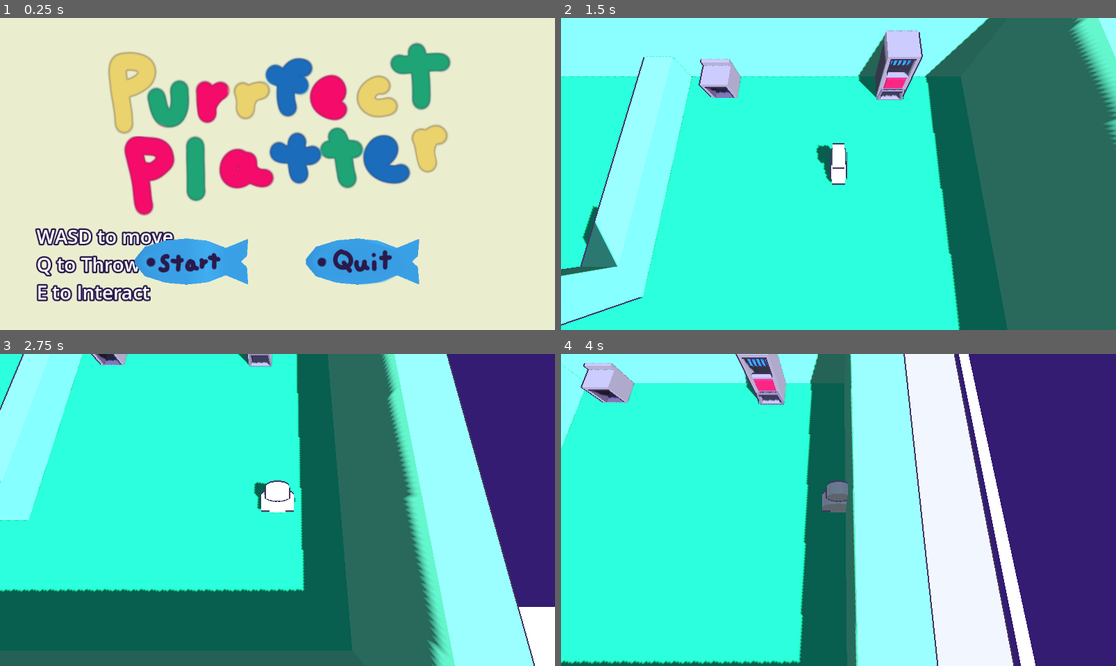
Above: before the commit, frames 1-4 (two rows, left to right).
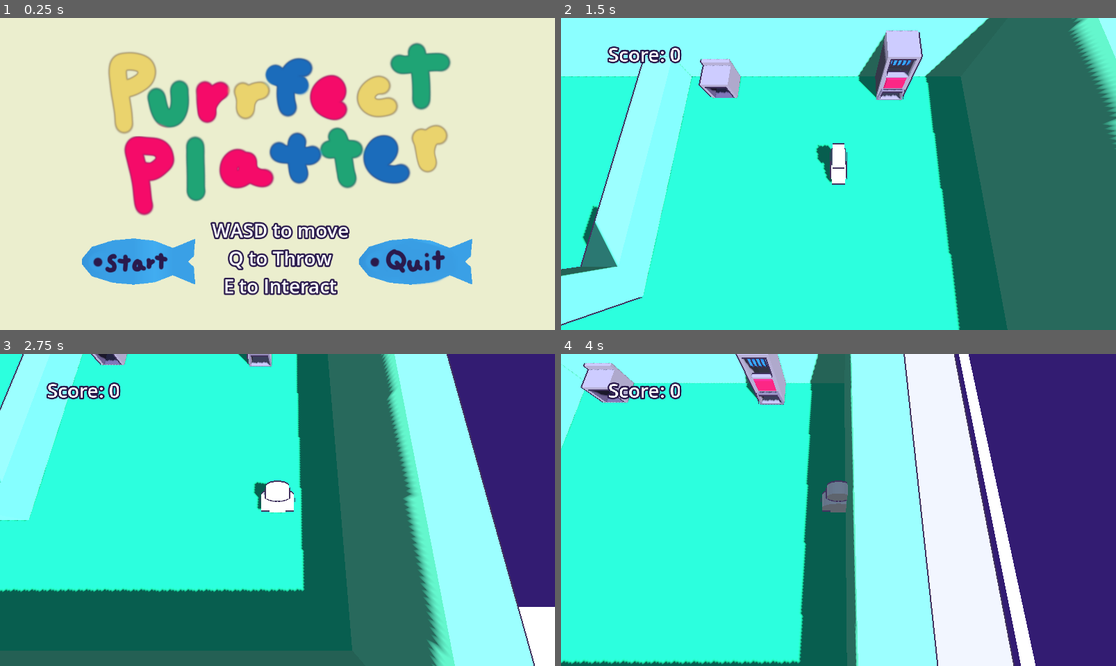
Above: after the commit, the same moments.

Repository: ChWh2/Purrfect-Platter
Game: Godot game, scene res://Scenes/start_screen.tscn
The game is run twice, just before and just after one commit, with the same random seed, the same clock (stepped at 60 frames per second) and the same inputs.
Inputs (mouse positions are in pixels of both pictures, inside the frame that each line leads up to; where the layout moved, square brackets give the same spot in the first picture):
- Up to frame 1 (0.25 s): no input
- Up to frame 2 (1.5 s): click (699, 261) [755, 261] at 0.5 s; tap Enter at 1.25 s; hold D (Right) from 1.28 s (still down); tap E (Interact) at 1.35 s
- Up to frame 3 (2.75 s): release D (Right) at 2.03 s; hold S (Down) from 2.03 s (still down); tap E (Interact) at 2.1 s
- Up to frame 4 (4 s): release S (Down) at 2.78 s; hold D (Right) 2.78-3.53 s; tap Q (Throw) at 2.85 s; tap E (Interact) at 3.05, 3.6 s; tap Space at 3.5 s; hold W (Up) from 3.53 s (still down)

The runs differ from the first frame. In frame 1, 10% of the frame differs, in the area x 6-86%, y 65-91%; in frame 2, 0.5%; in frame 3, 0.5%; in frame 4, 0.5%.

Commit message:
Added Score Tracker

Diff:
--- a/Scenes/customer.tscn
+++ b/Scenes/customer.tscn
@@ -13,7 +13,6 @@
 [sub_resource type="StandardMaterial3D" id="StandardMaterial3D_j46qx"]
 resource_name = "Material"
 vertex_color_use_as_albedo = true
-albedo_color = Color(1, 1, 1, 1)
 albedo_texture = ExtResource("3_6i521")
 emission_enabled = true
 emission = Color(1, 1, 1, 1)
--- a/Scenes/end_screen.tscn
+++ b/Scenes/end_screen.tscn
@@ -11,6 +11,21 @@
 
 func _on_pressed():
 	Global.switchScene(\"res://Scenes/start_screen.tscn\")
+"
+
+[sub_resource type="LabelSettings" id="LabelSettings_iblg8"]
+font_size = 40
+outline_size = 13
+outline_color = Color(0.164706, 0.101961, 0.298039, 1)
+
+[sub_resource type="GDScript" id="GDScript_2spvd"]
+resource_name = "Score Display"
+script/source = "extends Label
+
+
+# Called when the node enters the scene tree for the first time.
+func _ready():
+	text = str(\"Score:\\n\", Global.SCORE)
 "
 
 [node name="End Screen" type="Control"]
@@ -60,9 +75,9 @@
 anchor_top = 0.5
 anchor_right = 0.5
 anchor_bottom = 0.5
-offset_left = 45.0
+offset_left = 155.0
 offset_top = 110.0
-offset_right = 310.0
+offset_right = 420.0
 offset_bottom = 254.0
 grow_horizontal = 2
 grow_vertical = 2
@@ -76,14 +91,34 @@
 anchor_top = 0.5
 anchor_right = 0.5
 anchor_bottom = 0.5
-offset_left = -310.0
+offset_left = -420.0
 offset_top = 110.0
-offset_right = -45.0
+offset_right = -155.0
 offset_bottom = 254.0
 grow_horizontal = 2
 grow_vertical = 2
 texture_normal = ExtResource("3_m4cdu")
 script = SubResource("GDScript_tdpcp")
 
+[node name="Label" type="Label" parent="."]
+layout_mode = 1
+anchors_preset = 8
+anchor_left = 0.5
+anchor_top = 0.5
+anchor_right = 0.5
+anchor_bottom = 0.5
+offset_left = -136.0
+offset_top = 79.0
+offset_right = 148.0
+offset_bottom = 270.0
+grow_horizontal = 2
+grow_vertical = 2
+text = "Score:
+0"
+label_settings = SubResource("LabelSettings_iblg8")
+horizontal_alignment = 1
+vertical_alignment = 1
+script = SubResource("GDScript_2spvd")
+
 [connection signal="pressed" from="Quit" to="Quit" method="_on_pressed"]
 [connection signal="pressed" from="Menu" to="Menu" method="_on_pressed"]
--- a/Scenes/main.tscn
+++ b/Scenes/main.tscn
@@ -233,6 +233,19 @@
 }
 point_count = 4
 
+[sub_resource type="LabelSettings" id="LabelSettings_8i12s"]
+font_size = 40
+outline_size = 13
+outline_color = Color(0.164706, 0.101961, 0.298039, 1)
+
+[sub_resource type="GDScript" id="GDScript_d4jy6"]
+resource_name = "Score Display"
+script/source = "extends Label
+
+func _process(delta):
+	text = str(\"Score: \", Global.SCORE)
+"
+
 [node name="Main" type="Node3D"]
 script = ExtResource("1_ur7al")
 
@@ -344,4 +357,15 @@
 [node name="FishSpawner" parent="." instance=ExtResource("5_l7jbb")]
 transform = Transform3D(1, 0, 0, 0, 1, 0, 0, 0, 1, 16, -0.4, -8.5)
 
+[node name="Score" type="Label" parent="."]
+offset_left = 32.0
+offset_top = 32.0
+offset_right = 316.0
+offset_bottom = 120.0
+text = "Score: 0"
+label_settings = SubResource("LabelSettings_8i12s")
+horizontal_alignment = 1
+vertical_alignment = 1
+script = SubResource("GDScript_d4jy6")
+
 [connection signal="timeout" from="CustomerSpawnTimer" to="." method="customerSpawnTimeout"]
--- a/Scenes/oven.tscn
+++ b/Scenes/oven.tscn
@@ -49,6 +49,8 @@
 script = ExtResource("1_v6mar")
 emptyText = "Put in"
 fullText = "Take Out"
+cookTime = 5.0
+burnTime = 15.0
 
 [node name="CollisionShape3D" type="CollisionShape3D" parent="."]
 shape = SubResource("BoxShape3D_u8rsp")
@@ -73,5 +75,11 @@
 process_material = SubResource("ParticleProcessMaterial_kty5h")
 draw_pass_1 = SubResource("SphereMesh_c1v5v")
 
+[node name="Ready" type="Label3D" parent="."]
+transform = Transform3D(1, 0, 0, 0, 1, 0, 0, 0, 1, 0, 1, 0)
+billboard = 1
+modulate = Color(1, 0.266667, 0, 1)
+font_size = 128
+
 [connection signal="timeout" from="CookTimer" to="." method="cookTimeout"]
 [connection signal="timeout" from="BurnTimer" to="." method="burnTimeout"]
--- a/Scenes/player.tscn
+++ b/Scenes/player.tscn
@@ -7,7 +7,6 @@
 [sub_resource type="StandardMaterial3D" id="StandardMaterial3D_y1ct4"]
 resource_name = "Material"
 vertex_color_use_as_albedo = true
-albedo_color = Color(1, 1, 1, 1)
 albedo_texture = ExtResource("3_grmix")
 emission_enabled = true
 emission = Color(1, 1, 1, 1)
@@ -71,7 +70,7 @@
 skeleton = NodePath("")
 
 [node name="HeldPosition" type="Node3D" parent="Mesh/Body"]
-transform = Transform3D(0.0182315, 5.25618e-24, -4.44089e-16, -4.44089e-16, -7.96926e-10, -0.0182315, 0, 0.0182315, -7.96926e-10, 1.59385e-09, 0.0182315, 0.00820419)
+transform = Transform3D(0.0182315, 1.45172e-23, -4.44089e-16, -4.44089e-16, -7.96926e-10, -0.0182315, 6.61744e-24, 0.0182315, -7.96926e-10, 1.59385e-09, 0.0182315, 0.0264357)
 
 [node name="CollisionShape3D" type="CollisionShape3D" parent="."]
 transform = Transform3D(1, -8.88178e-16, 0, -8.88178e-16, 1, 0, 0, 0, 1, 0, 0, 2.38419e-07)
--- a/Scenes/start_screen.tscn
+++ b/Scenes/start_screen.tscn
@@ -65,16 +65,17 @@
 anchor_top = 0.5
 anchor_right = 0.5
 anchor_bottom = 0.5
-offset_left = -500.0
-offset_top = 92.0
-offset_right = -168.0
-offset_bottom = 283.0
+offset_left = -136.0
+offset_top = 79.0
+offset_right = 148.0
+offset_bottom = 270.0
 grow_horizontal = 2
 grow_vertical = 2
 text = "WASD to move
 Q to Throw
 E to Interact"
 label_settings = SubResource("LabelSettings_savwg")
+horizontal_alignment = 1
 vertical_alignment = 1
 
 [node name="Quit" type="TextureButton" parent="."]
@@ -84,9 +85,9 @@
 anchor_top = 0.5
 anchor_right = 0.5
 anchor_bottom = 0.5
-offset_left = 45.0
+offset_left = 155.0
 offset_top = 110.0
-offset_right = 310.0
+offset_right = 420.0
 offset_bottom = 254.0
 grow_horizontal = 2
 grow_vertical = 2
@@ -100,9 +101,9 @@
 anchor_top = 0.5
 anchor_right = 0.5
 anchor_bottom = 0.5
-offset_left = -310.0
+offset_left = -420.0
 offset_top = 110.0
-offset_right = -45.0
+offset_right = -155.0
 offset_bottom = 254.0
 grow_horizontal = 2
 grow_vertical = 2
--- a/Scripts/Classes/CustomerClass.gd
+++ b/Scripts/Classes/CustomerClass.gd
@@ -16,6 +16,7 @@
 func enterGrabRadius(body):
 	if body is Grabable:
 		if body.itemID == 2:
+			Global.SCORE += 1
 			eatFish(body)
 			readyForDeletion = true
 
--- a/Scripts/Oven.gd
+++ b/Scripts/Oven.gd
@@ -48,6 +48,7 @@
 		burnTimer.stop()
 		cookTimer.stop()
 		CurentState = state.EMPTY
+		$Ready.text = ""
 		$Fire.emitting = false
 
 	elif CurentState == state.EMPTY:
@@ -79,6 +80,7 @@
 
 	CurentState = state.BURNING
 	burnTimer.start()
+	$Ready.text = "!"
 	CanInteract = true
 
 func burnTimeout():
--- a/Scripts/global.gd
+++ b/Scripts/global.gd
@@ -3,6 +3,8 @@
 var heldItem : Node3D = null
 
 var player : CharacterBody3D
+
+var SCORE : int = 0
 
 func switchScene(newScene : String):
 	get_tree().change_scene_to_file(newScene)
--- a/Scripts/mainGameManager.gd
+++ b/Scripts/mainGameManager.gd
@@ -19,6 +19,7 @@
 	c.queue_free()
 
 func _ready():
+	Global.SCORE = 0
 	createCustomer()
 
 func _process(delta):
Not shown: 1 places in Scenes/end_screen.tscn that only renumber resources
Not shown: 1 places in Scenes/main.tscn that only renumber resources
Not shown, added: export_presets.cfg
